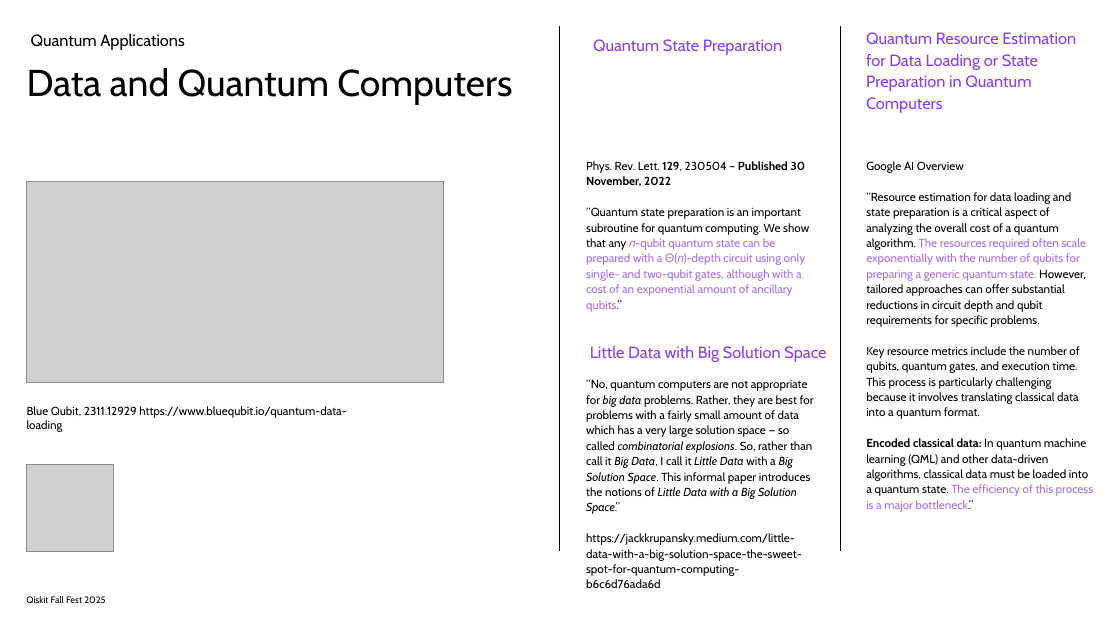
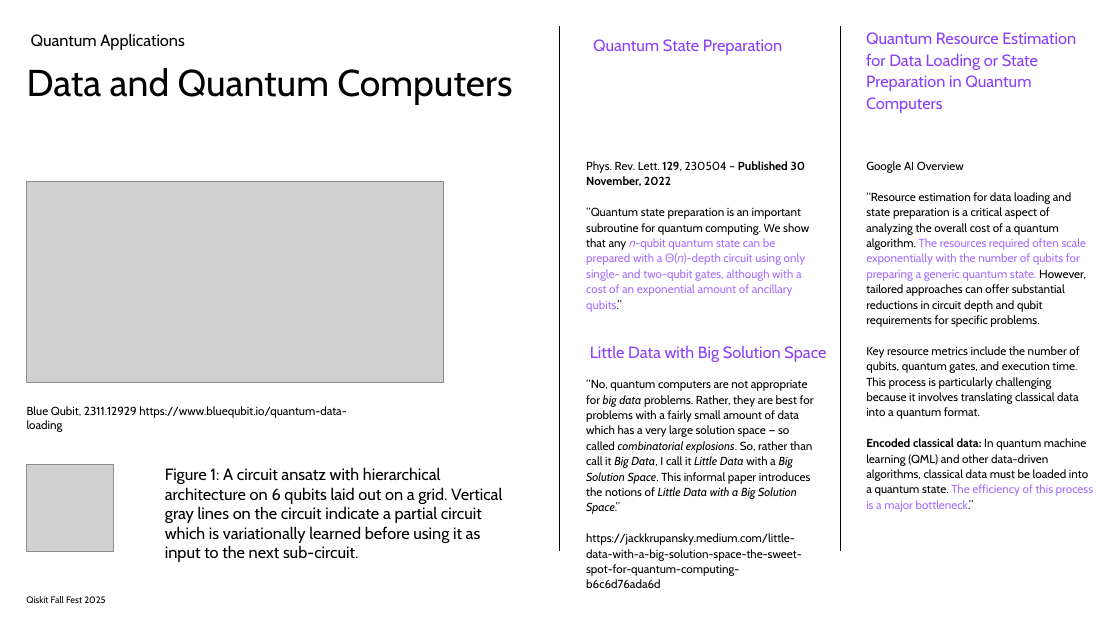
Before and after one commit to SeattleQuantumComputingMeetup/qiskit_fall_fest_2025, a slide deck: slide 15 of Qiskit_Fall_Fest_2025_Meetup_Oct_25.pptx (slide 12 before the commit). Drawn at 1120x630 pixels with LibreOffice and Linux fonts; fonts in the diff are those of the drawing; grey boxes stand for pictures. Boxes give left, top, right and bottom in pixels: in the first picture for what was removed or moved away, otherwise in the second. Text is boxed around its words. In the diff, an @@ line names an element or a change of style, - is before the commit and + after.

```diff
--- a/Qiskit_Fall_Fest_2025_Meetup_Oct_25.pptx
+++ b/Qiskit_Fall_Fest_2025_Meetup_Oct_25.pptx
@@ text added at [165,467,502,562], 28 pt, text #000000 @@
+Figure 1: A circuit ansatz with hierarchical architecture on 6 qubits laid out on a grid. Vertical gray lines on the circuit indicate a partial circuit which is variationally learned before using it as input to the next sub-circuit.
```
Also in this commit, not shown: 7 other slides changed, 4 slides added, 1 other file.
